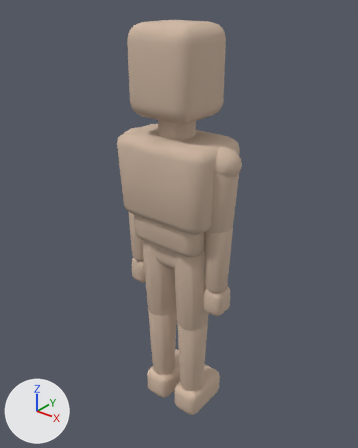
An edit to the glTF model client/public/models/Player_Base.glb, drawn before and after from the same camera.
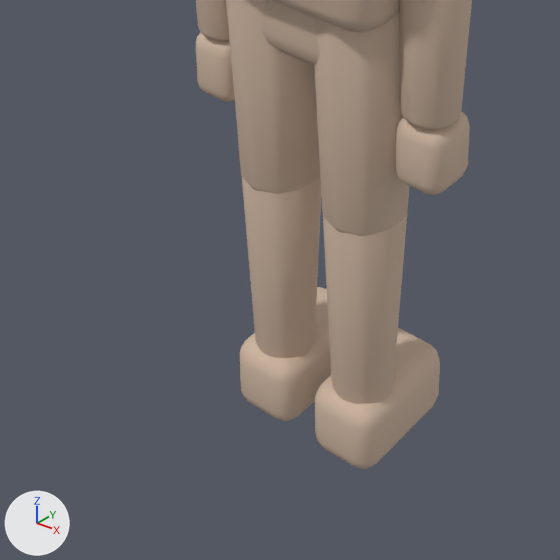
Old and new are each drawn whole from a 50 mm camera at (1.204, -1.492, 1.904) aimed at (-0.016, 0.033, 0.959) and again close up on the part from 17% to 73% of the width and 55% to 100% of the height. Every picture has the same lights, and +X, +Y and +Z are marked at lower left. The first two pictures are the older version. Vertices at exactly the same position are counted once.

The older version as bpy lines, for what is in view:
```python
me_bodymesh = bpy.data.meshes.new('BodyMesh')
me_bodymesh.from_pydata(...)  # 2256 vertices, 4436 faces; spans x -0.29..0.29, y -0.15..0.17, z -0.01..1.78
me_bodymesh.materials.append(mat_playerbody)  # beige #ceb6a2
ob_body = bpy.data.objects.new('Body', me_bodymesh)
ob_body.location = (0.0, 0.0, 0.0)
```
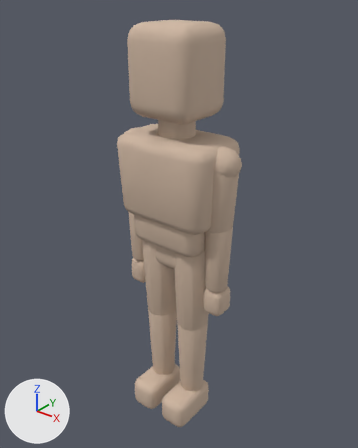
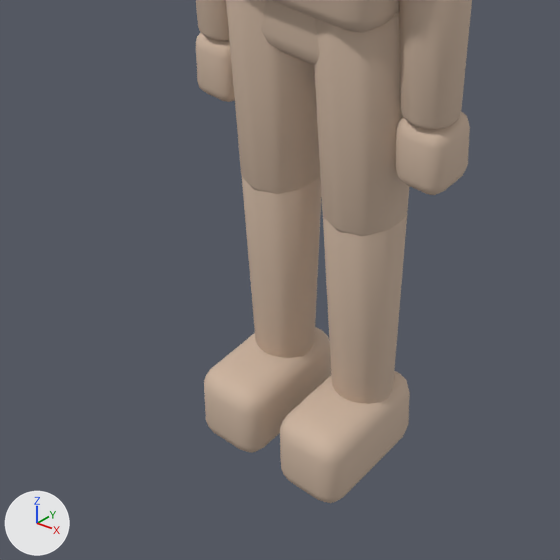
Boxes (x1, y1, x2, y2) around the edits, measured in the close-ups (560 x 560 px; the box of a moved part takes in the faces that stretch with it):
'Body', reshaped
    before: (196, 0, 472, 469)
    after: (196, 0, 472, 503)
part 1 of me_bodymesh, moved or reshaped
    before: (315, 328, 440, 469)
    after: (280, 371, 410, 503)
part 2 of me_bodymesh, moved or reshaped
    before: (240, 287, 331, 421)
    after: (204, 327, 331, 453)

Patch to the scene script:
```diff
--- a/client/public/models/Player_Base.glb.py
+++ b/client/public/models/Player_Base.glb.py
@@ me_bodymesh @@
 # used by ob_body; location = (0.0, 0.0, 0.0)
-me_bodymesh.from_pydata(...)  # 2256 vertices, 4436 faces; spans x -0.29..0.29, y -0.15..0.17, z -0.01..1.78
+me_bodymesh.from_pydata(...)  # 2256 vertices, 4436 faces; spans x -0.29..0.29, y -0.17..0.15, z -0.01..1.78
+# me_bodymesh part 1: the loose piece of 96 vertices spanning x 0.02..0.16, y -0.07..0.17, z -0.01..0.13 is moved by (0.0, -0.1, 0.0)
+# me_bodymesh part 2: the loose piece of 96 vertices spanning x -0.16..-0.02, y -0.07..0.17, z -0.01..0.13 is moved by (0.0, -0.1, 0.0)
 me_bodymesh.materials.append(mat_playerbody)
```
